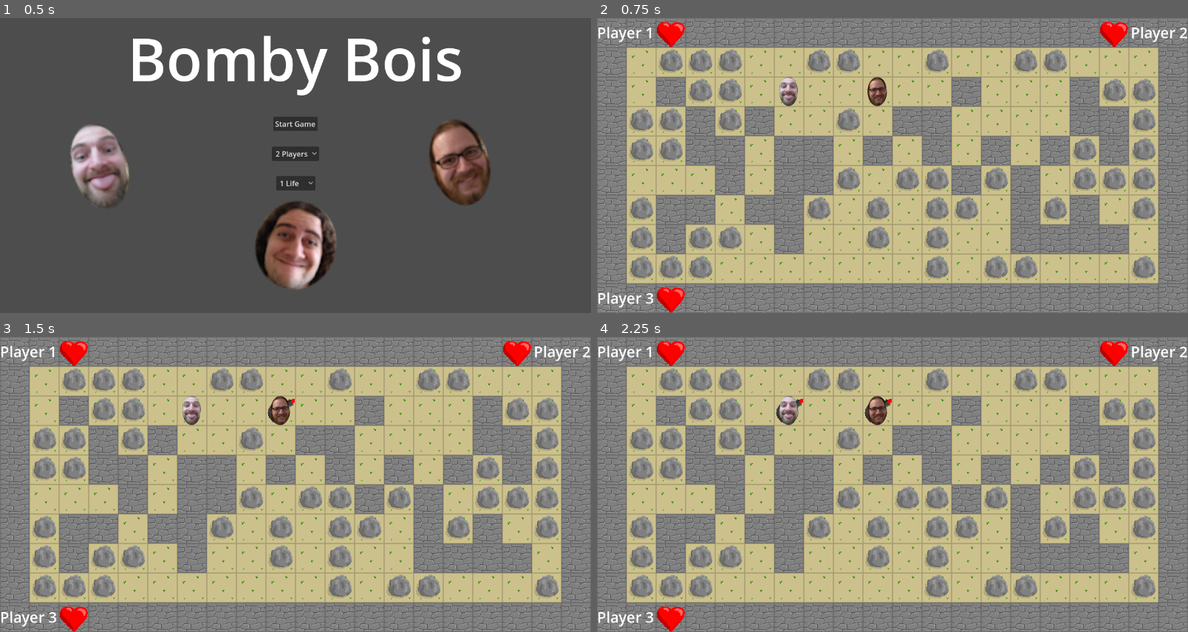
Above: before the commit, frames 1-4 (two rows, left to right).
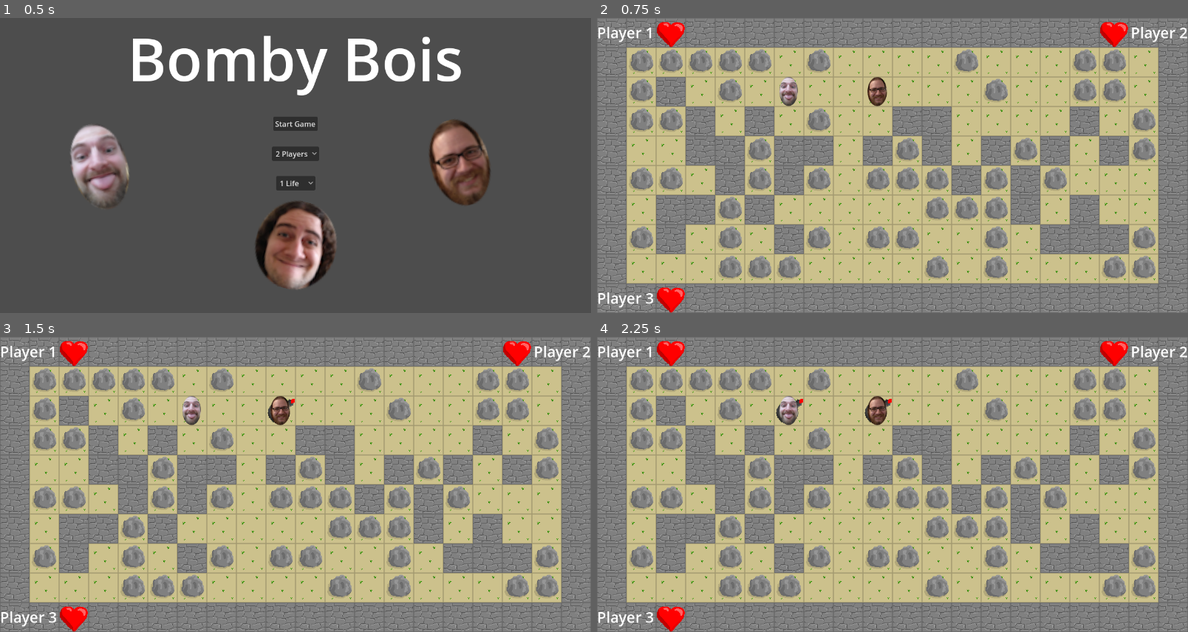
Above: after the commit, the same moments.

Repository: tierriminator/bombyboi
Game: Godot game, scene res://main_menu.tscn
Same seed, same stepped clock (60 frames per second), same inputs: the game is played once before the commit and once after it.
Inputs:
- Up to frame 1 (0.5 s): no input
- Up to frame 2 (0.75 s): click "Start Game" at 0.5 s
- Up to frame 3 (1.5 s): tap Enter at 1.25 s
- Up to frame 4 (2.25 s): tap Space at 2 s

Frame 1 is identical in both runs. In frame 2, 15% of the frame differs, in the area x 5-95%, y 10-89%; in frame 3, 15%; in frame 4, 15%.

Commit message:
add pouches

Diff:
--- a/bombyboi/main.gd
+++ b/bombyboi/main.gd
@@ -8,6 +8,9 @@
 var player_count: int
 var starting_lives: int
 var result: Array
+
+const MAPGEN_WALLS = 15
+const MAPGEN_WALL_LENGTH = 10
 
 var ENERGY_SPAWN_P = 0.3
 var PINK_ENERGY_P = 0.3
--- a/bombyboi/map.gd
+++ b/bombyboi/map.gd
@@ -42,7 +42,7 @@
 
 func create_map() -> void:
 	var spawned_walls = 0
-	while(spawned_walls < 20):
+	while(spawned_walls < Main.MAPGEN_WALLS):
 		var pos = Vector2i(randi_range(1, 18), randi_range(1, 8))
 		if get_free_neighbours(pos) > 2:
 			spawn_wall(pos)
@@ -56,7 +56,7 @@
 
 func spawn_wall(start: Vector2i, steps = 0) -> void:
 	set_tile(start, 0)
-	if steps < 7:
+	if steps < Main.MAPGEN_WALL_LENGTH:
 		var next = Vector2i(start.x + [-1, 1].pick_random(), start.y + [-1, 1].pick_random())
 		if get_free_neighbours(next) > 2:
 			spawn_wall(next, steps + 1)
--- a/bombyboi/player.gd
+++ b/bombyboi/player.gd
@@ -1,6 +1,8 @@
 extends CharacterBody2D
 
 class_name Player
+
+var pouch_texture: Texture2D = preload("res://Art/pouch.png")
 
 var bomb_scene: PackedScene = preload("res://bomb.tscn")
 
@@ -21,6 +23,7 @@
 var orientation: Main.Orientation = Main.Orientation.DOWN
 var bottle_count = 0
 var died = false
+var pouch: Sprite2D
 
 signal damage(new_lives)
 
@@ -96,13 +99,13 @@
 	orientation = o
 	match o:
 		Main.Orientation.DOWN:
-			$Sprite2D.rotation = 0
+			self.rotation = 0
 		Main.Orientation.UP:
-			$Sprite2D.rotation = PI
+			self.rotation = PI
 		Main.Orientation.RIGHT:
-			$Sprite2D.rotation = -PI / 2
+			self.rotation = -PI / 2
 		Main.Orientation.LEFT:
-			$Sprite2D.rotation = PI / 2
+			self.rotation = PI / 2
 
 func consume_energy(tile: Vector2i) -> void:
 	var energy = map.find_energy(tile)
@@ -120,12 +123,18 @@
 	if bottle:
 		bottle_count += 1
 		bottle.queue_free()
+		if bottle_count == 1:
+			pouch = Sprite2D.new()
+			add_child(pouch)
+			pouch.texture = pouch_texture
 
 func maybe_place_bomb(map_position: Vector2i) -> void:
 	if Input.is_action_just_pressed(place_bomb) and bomb_count() < max_bombs:
 		if bottle_count > 0:
 			bottle_count -= 1
 			map.throw_bomb(map_position, self)
+			if bottle_count == 0:
+				pouch.queue_free()
 		else:
 			map.spawn_bomb(map_position, self)
 
Binary file added: bombyboi/Art/pouch.png
Not shown, added: bombyboi/Art/pouch.png.import
